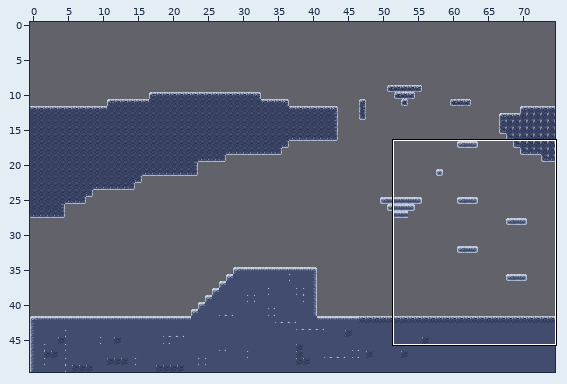
Tiled map -- game/level/level4.tmx. Above: a wide view before the commit, with the close-up outlined.
Close-up. Earlier state:
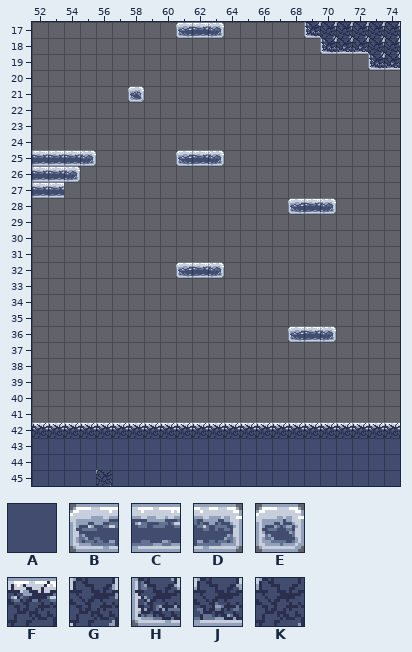
Cells are 16x16 px. Shown: x 52..74, y 17..45. The commit also changed other parts of the map, which this record leaves out.
Key: from "snow": A 17, B 48, C 49, D 50, E 51, F 113, G 133, H 148, J 149, K 181.
_ is an empty cell.
Layer "Solid" before, first column x 52:
17 _________BCD_____HGGGGG
18 __________________HJJGG
19 _____________________HJ
20 _______________________
21 ______E________________
22 _______________________
23 _______________________
24 _______________________
25 CCCD_____BCD___________
26 CCD____________________
27 CC_____________________
28 ________________BCD____
29 _______________________
30 _______________________
31 _______________________
32 _________BCD___________
33 _______________________
34 _______________________
35 _______________________
36 ________________BCD____
37 _______________________
38 _______________________
39 _______________________
40 _______________________
41 _______________________
42 FFFFFFFFFFFFFFFFFFFFFFF
43 AAAAAAAAAAAAAAAAAAAAAAA
44 AAAAAAAAAAAAAAAAAAAAAAA
45 AAAAKAAAAAAAAAAAAAAAAAA
After the commit:
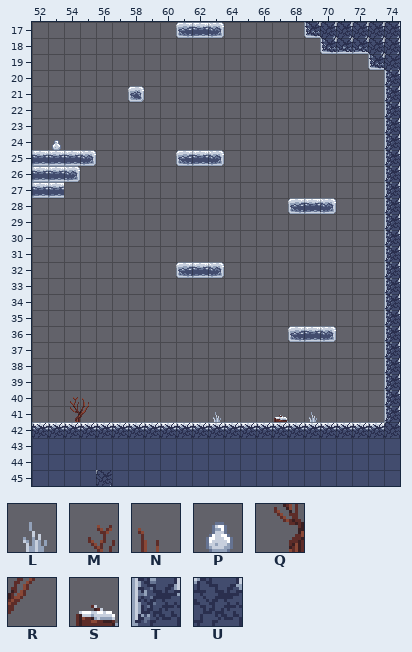
Further tiles: from "snow": L 29, M 76, N 77, P 79, Q 92, R 93, S 94, T 196, U 197.
Tiles of an added or newly shown layer are drawn over the layers below it.
Change:
Changed rows in their new state; . is an unchanged cell.
Layer "Solid":
first column x 74:
19 K
20 T
21 T
22 T
23 T
24 T
25 T
26 T
27 T
28 T
29 T
30 T
31 T
32 T
33 T
34 T
35 T
36 T
37 T
38 T
39 T
40 T
41 T
42 U
Layer "Decoration" (added):
first column x 53:
24 P
first column x 54:
40 MN..............
41 QR.......L...S.L
